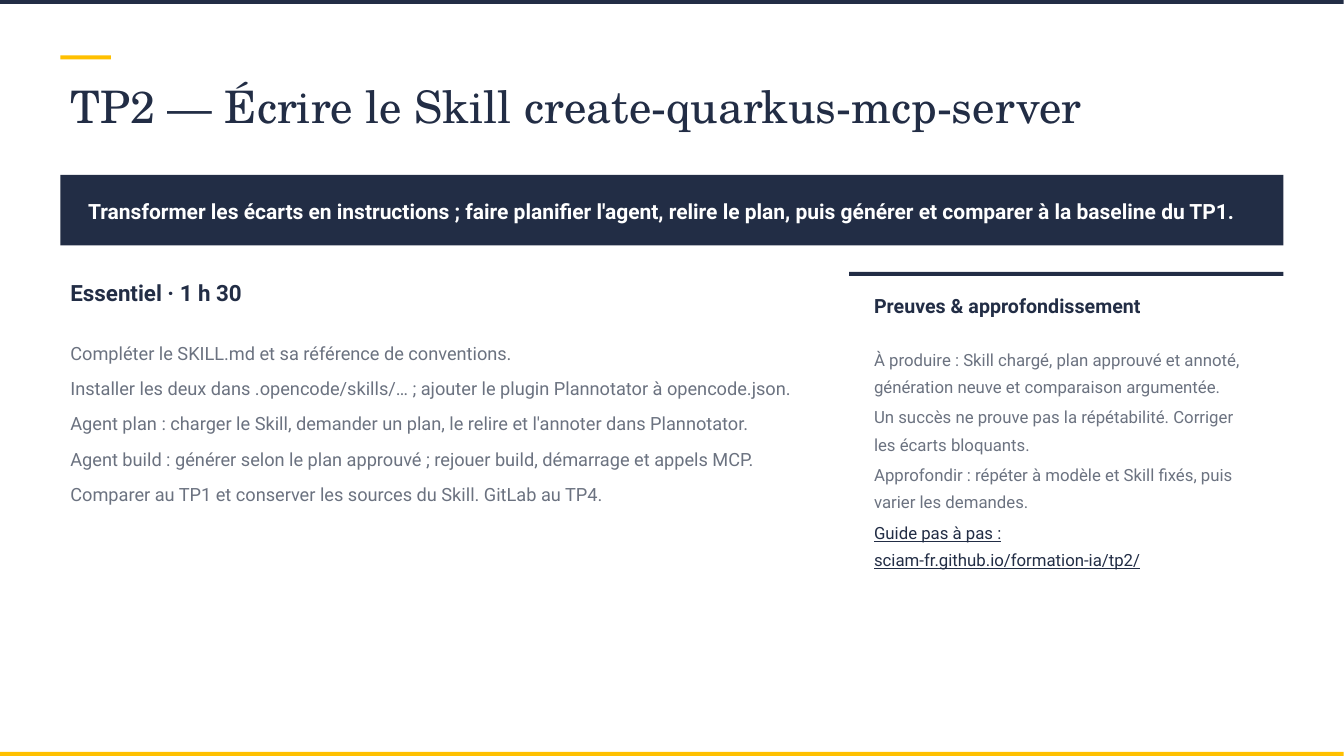
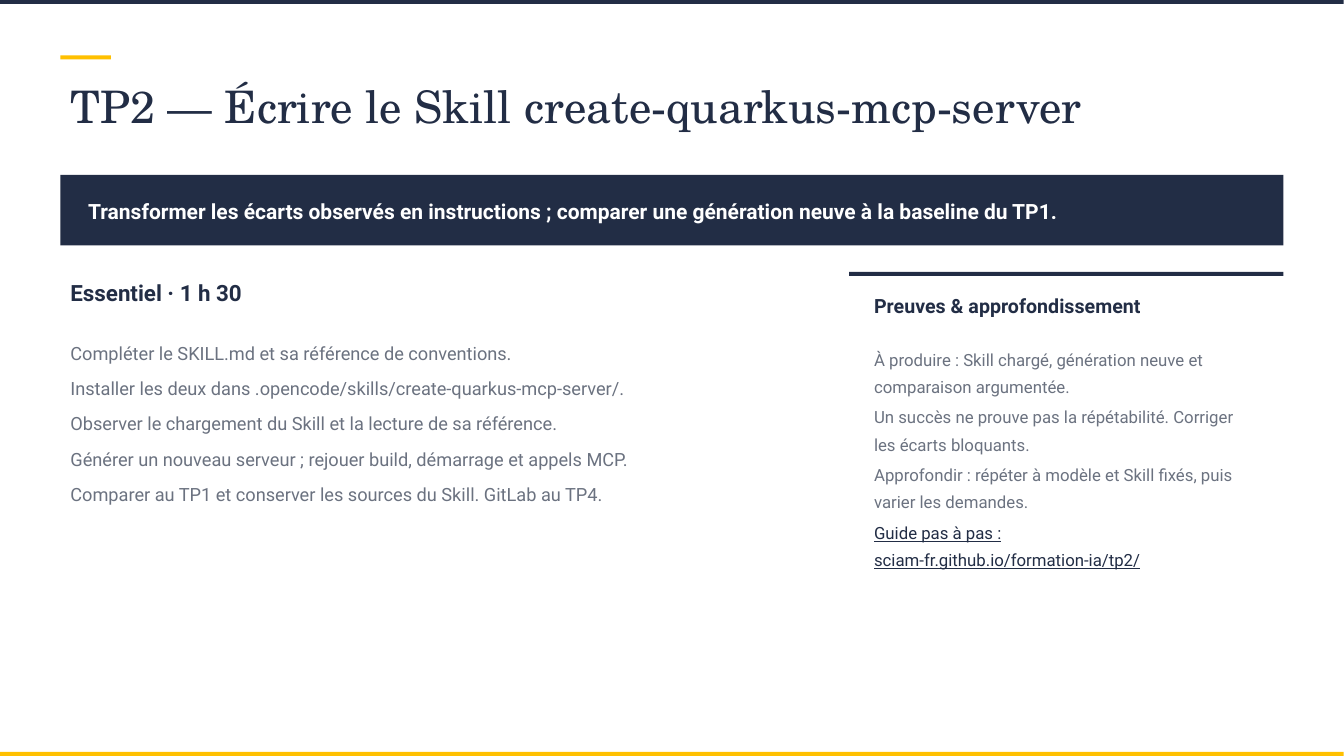
Before and after one commit to SCIAM-FR/formation-ia, a slide deck: slide 45 of slides/Support_formation_SCIAM.pptx. Drawn at 1344x756 pixels with LibreOffice and Linux fonts; fonts in the diff are those of the drawing; background and template pictures are left out. Boxes give left, top, right and bottom in pixels: in the first picture for what was removed or moved away, otherwise in the second. Text is boxed around its words. In the diff, an @@ line names an element or a change of style, - is before the commit and + after.

```diff
--- a/slides/Support_formation_SCIAM.pptx
+++ b/slides/Support_formation_SCIAM.pptx
@@ text at box(88, 203, 1057, 224): text changed @@
-Transformer les écarts en instructions ; faire planifier l'agent, relire le plan, puis générer et comparer à la baseline du TP1.
+Transformer les écarts observés en instructions ; comparer une génération neuve à la baseline du TP1.
@@ text at box(874, 351, 1203, 397): text changed @@
-À produire : Skill chargé, plan approuvé et annoté, génération neuve et comparaison argumentée.
+À produire : Skill chargé, génération neuve et comparaison argumentée.
@@ text at box(70, 381, 628, 470): text changed @@
-Installer les deux dans .opencode/skills/… ; ajouter le plugin Plannotator à opencode.json.
-Agent plan : charger le Skill, demander un plan, le relire et l'annoter dans Plannotator.
-Agent build : générer selon le plan approuvé ; rejouer build, démarrage et appels MCP.
+Installer les deux dans .opencode/skills/create-quarkus-mcp-server/.
+Observer le chargement du Skill et la lecture de sa référence.
+Générer un nouveau serveur ; rejouer build, démarrage et appels MCP.
```
Also in this commit, not shown: 10 other slides changed, 6 slides added, 4 slides removed, 18 other files.
